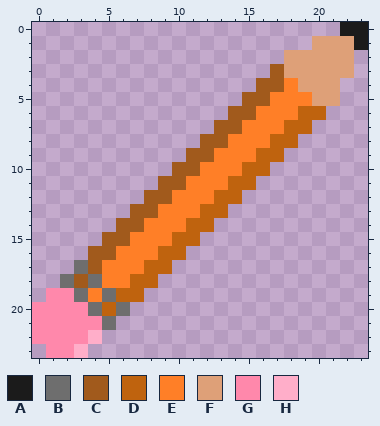
Pixel-art file: assets/item-sprites/pencil.aseprite. The picture above was drawn from the file before the commit.
24x24 pixels, 1 frame.
Palette (. is transparent): A #1b1b1b  B #6e6e6e  C #a15a1c  D #bf630e  E #ff7f27  F #dea078  G #ff88ab  H #ffaec9
After the commit:
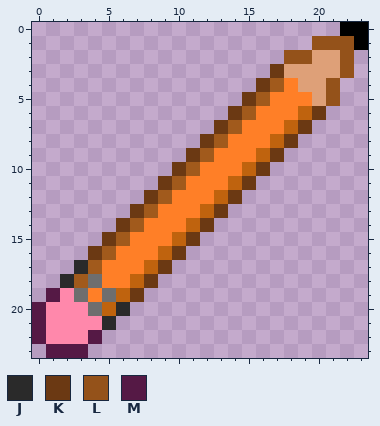
Colours new in this view: J #2a2a2a  K #6b3913  L #94521a  M #551945
Change:
layer "Layer 4" added
@@ palette @@
-A #1b1b1b
+A #000000
--- layer "Layer 4"
@@ x 0..23 @@
  0 ......................AA
- 1 ....................FFFA
- 2 ..................FFFFF.
- 3 .................CFFFFF.
- 4 ................CCEFFF..
- 5 ...............CCEEEFF..
- 6 ..............CCEEEDD...
- 7 .............CCEEEDD....
- 8 ............CCEEEDD.....
- 9 ...........CCEEEDD......
-10 ..........CCEEEDD.......
-11 .........CCEEEDD........
-12 ........CCEEEDD.........
-13 .......CCEEEDD..........
-14 ......CCEEEDD...........
-15 .....CCEEEDD............
-16 ....CCEEEDD.............
-17 ...BCEEEDD..............
-18 ..BCBEEDD...............
-19 .GGBEBDD................
-20 GGGGBDB.................
-21 GGGGGB..................
-22 GGGGH...................
-23 .GGH....................
+ 1 ....................LLLA
+ 2 ..................LLFFL.
+ 3 .................KFFFFL.
+ 4 ................KCEFFL..
+ 5 ...............KCEEEFL..
+ 6 ..............KCEEEDK...
+ 7 .............KCEEEDK....
+ 8 ............KCEEEDK.....
+ 9 ...........KCEEEDK......
+10 ..........KCEEEDK.......
+11 .........KCEEEDK........
+12 ........KCEEEDK.........
+13 .......KCEEEDK..........
+14 ......KCEEEDK...........
+15 .....KCEEEDK............
+16 ....KCEEEDK.............
+17 ...JCEEEDK..............
+18 ..JCBEEDK...............
+19 .MGBEBDK................
+20 MGGGBDJ.................
+21 MGGGGJ..................
+22 MGGGM...................
+23 .MMM....................
